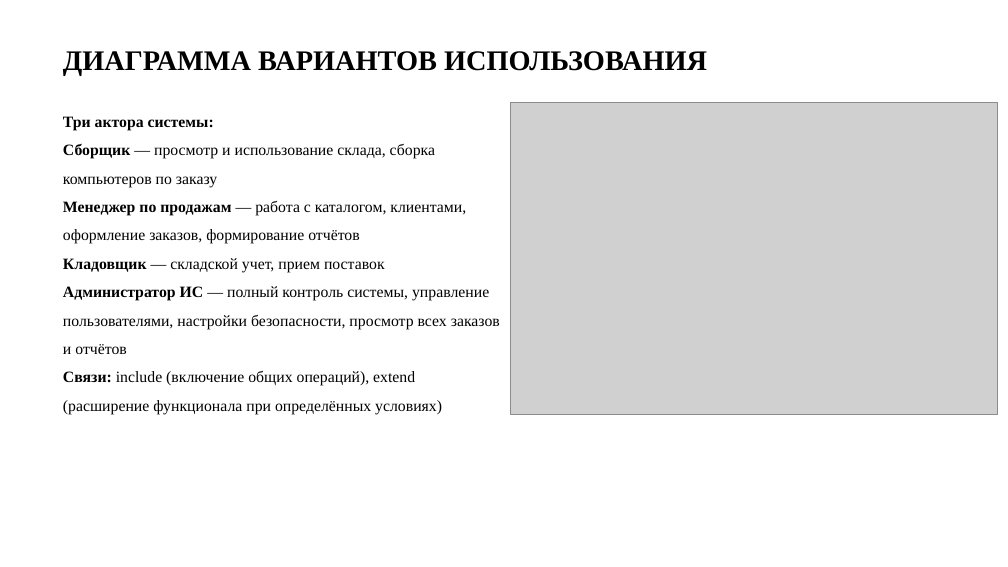
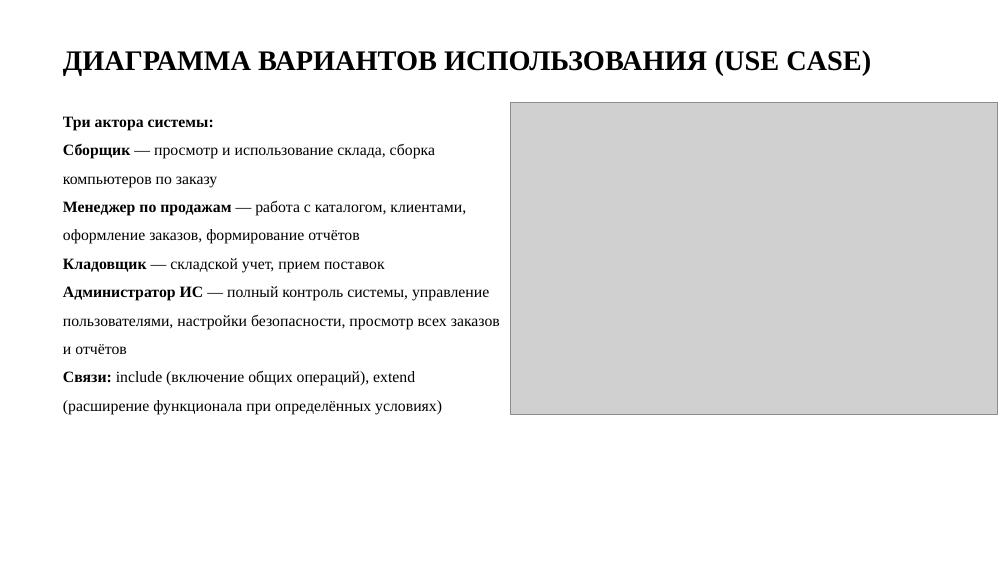
Before and after one commit to IgangdI/diplom, a slide deck: slide 9 of диплом.pptx. Drawn at 1008x567 pixels with LibreOffice and Linux fonts; fonts in the diff are those of the drawing; grey boxes stand for pictures. Boxes give left, top, right and bottom in pixels: in the first picture for what was removed or moved away, otherwise in the second. Text is boxed around its words. In the diff, an @@ line names an element or a change of style, - is before the commit and + after.

```diff
--- a/диплом.pptx
+++ b/диплом.pptx
@@ text at [63,50,871,75]: text changed @@
-ДИАГРАММА ВАРИАНТОВ ИСПОЛЬЗОВАНИЯ
+ДИАГРАММА ВАРИАНТОВ ИСПОЛЬЗОВАНИЯ (USE CASE)
```
Also in this commit, not shown: 4 other slides changed, 1 other file.
